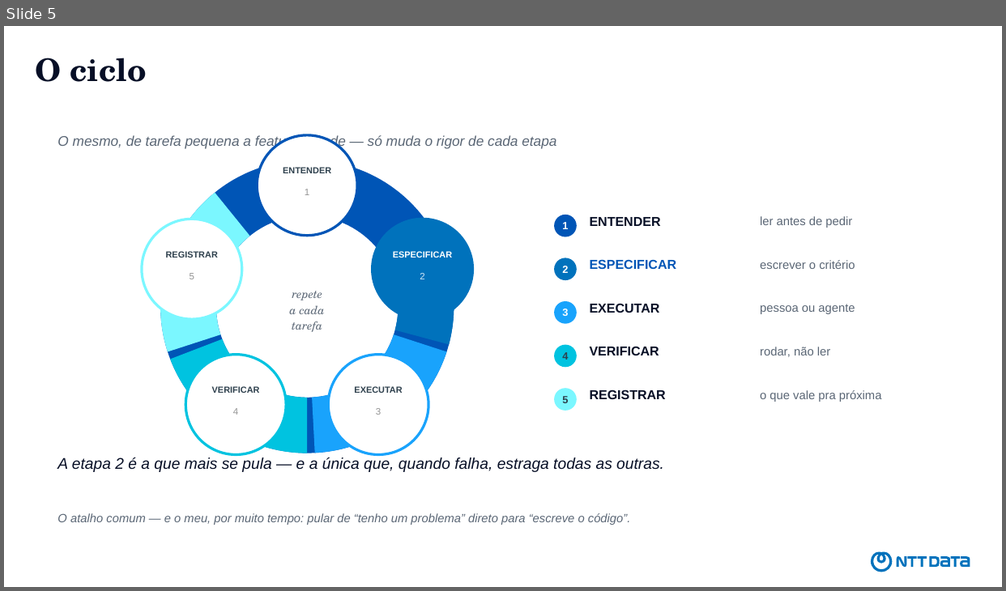
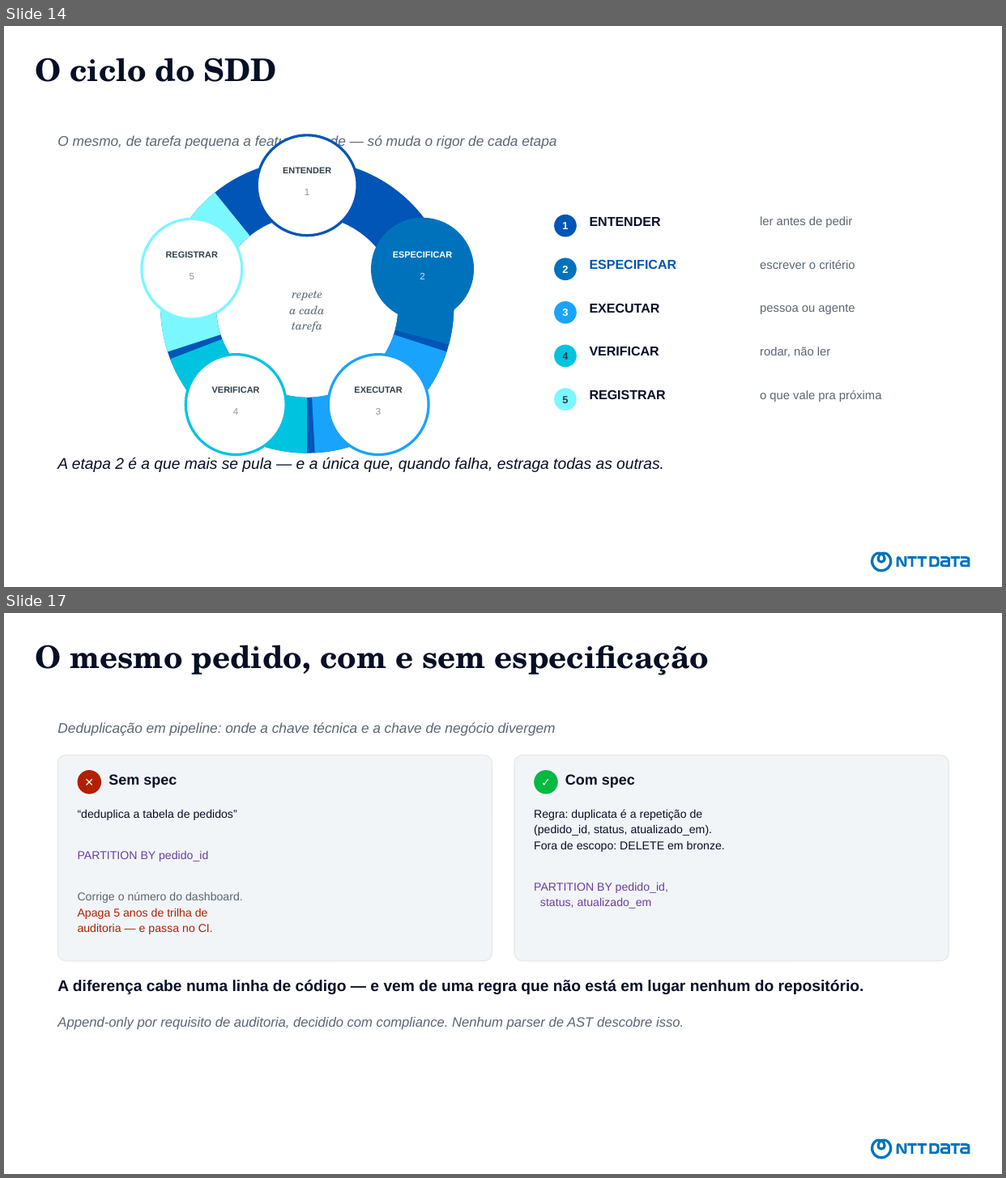
Before and after one commit to devdiasbr/boas-praticas-ia, a slide deck: apresentacao/como-eu-uso-ia.pptx. Shown one above the other, each under a label of ours: slide 5 before the commit, slides 14 and 17 after it; the slides between them are not shown. The pictures are 1006x591 and 1006x1178 pixels, drawn with LibreOffice and Linux fonts; fonts in the diff are those of the drawing. Boxes give left, top, right and bottom in pixels: in the first picture for what was removed or moved away, otherwise in the second. Text is boxed around its words. In the diff, an @@ line names an element or a change of style, - is before the commit and + after.

```diff
--- a/apresentacao/como-eu-uso-ia.pptx
+++ b/apresentacao/como-eu-uso-ia.pptx
@@ slide 17 added at bbox=[4, 613, 1002, 1174], background #FFFFFF; not listed: 1 template element that a slide beside it also shows @@
@@ title added at bbox=[35, 645, 709, 675], 30 pt, text #070F26, bold @@
+O mesmo pedido, com e sem especificação
@@ text added at bbox=[57, 722, 556, 736], 13.5 pt, text #5A6675, italic @@
+Deduplicação em pipeline: onde a chave técnica e a chave de negócio divergem
@@ rounded rectangle added at bbox=[58, 756, 492, 961], fill #F2F5F8, outline #E8E8E8 1 pt @@
@@ rounded rectangle added at bbox=[514, 756, 948, 961], fill #F2F5F8, outline #E8E8E8 1 pt @@
@@ ellipse added at bbox=[78, 770, 101, 794], fill #B22000 @@
@@ text added at bbox=[78, 770, 101, 794], 11 pt, text #FFFFFF, bold @@
+✕
@@ text added at bbox=[108, 774, 177, 788], 14 pt, text #070F26, bold @@
+Sem spec
@@ ellipse added at bbox=[534, 770, 558, 794], fill #06B941 @@
@@ text added at bbox=[534, 770, 558, 794], 11 pt, text #FFFFFF, bold @@
+✓
@@ text added at bbox=[565, 774, 635, 788], 14 pt, text #070F26, bold @@
+Com spec
@@ text added at bbox=[78, 809, 243, 935], 11 pt, text #B22000 @@
+“deduplica a tabela de pedidos”
+PARTITION BY pedido_id
+Corrige o número do dashboard.
+Apaga 5 anos de trilha de
+auditoria — e passa no CI.
@@ text added at bbox=[534, 809, 725, 909], 11 pt, text #070F26 @@
+Regra: duplicata é a repetição de
+(pedido_id, status, atualizado_em).
+Fora de escopo: DELETE em bronze.
+PARTITION BY pedido_id,
+status, atualizado_em
@@ text added at bbox=[57, 980, 864, 995], 15 pt, text #070F26, bold @@
+A diferença cabe numa linha de código — e vem de uma regra que não está em lugar nenhum do repositório.
@@ text added at bbox=[57, 1017, 684, 1030], 13 pt, text #5A6675, italic @@
+Append-only por requisito de auditoria, decidido com compliance. Nenhum parser de AST descobre isso.
@@ what was slide 5 is now slide 14 @@
@@ slide 14 changed as well @@
@@ title at bbox=[35, 58, 277, 82]: text changed @@
-O ciclo
+O ciclo do SDD
@@ text removed at bbox=[57, 514, 631, 525] @@
-O atalho comum — e o meu, por muito tempo: pular de “tenho um problema” direto para “escreve o código”.
```
Also in this commit, not shown: 6 other slides changed, 16 other slides added, 15 slides removed, 2 other files.
